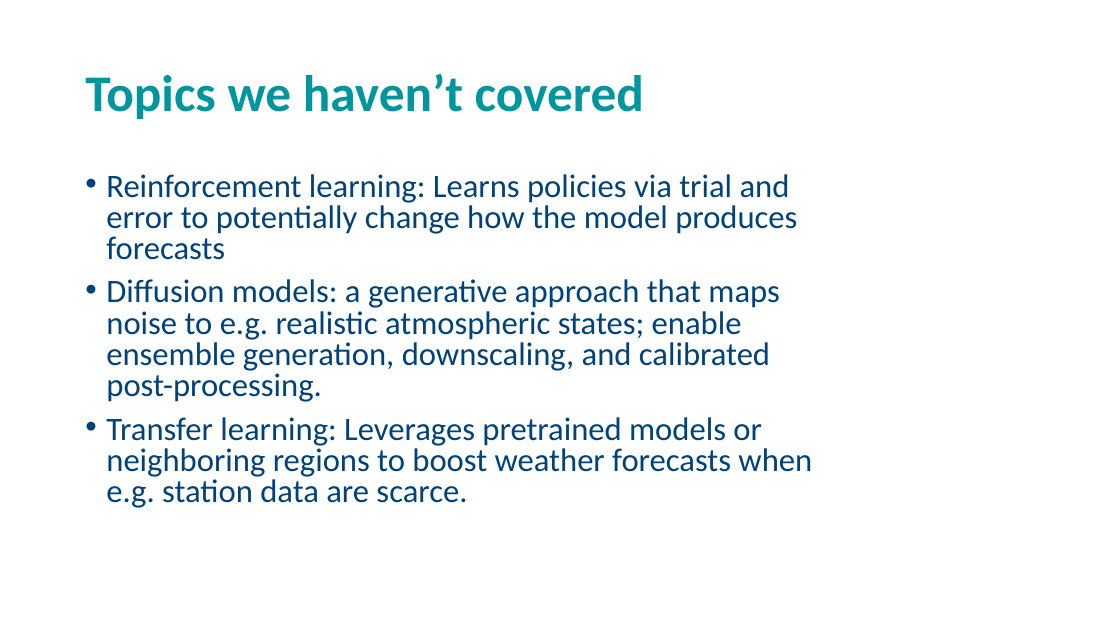
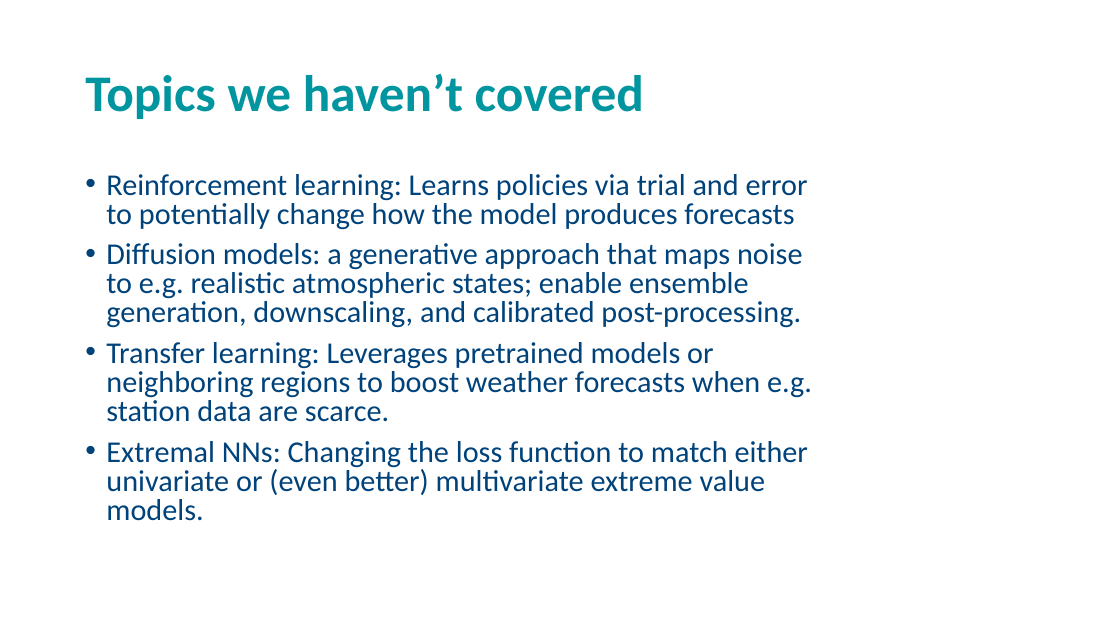
Before and after one commit to andrewcparnell/STAT41130, a slide deck: slide 21 of slides/day 4/D4C2_ProbNNs.pptx. Drawn at 1120x630 pixels with LibreOffice and Linux fonts; fonts in the diff are those of the drawing; background and template pictures are left out. Boxes give left, top, right and bottom in pixels: in the first picture for what was removed or moved away, otherwise in the second. Text is boxed around its words. In the diff, an @@ line names an element or a change of style, - is before the commit and + after.

```diff
--- a/slides/day 4/D4C2_ProbNNs.pptx
+++ b/slides/day 4/D4C2_ProbNNs.pptx
@@ text at box(106, 174, 812, 422): size 28 to 25.9 pt in "Reinforcement learning: Learns policies via trial and ...", "Diffusion models: a generative approach that maps ...", "Transfer learning: Leverages pretrained models or neighborin ..." @@
@@ text at box(106, 441, 808, 521): paragraph added @@
+• Extremal NNs: Changing the loss function to match either univariate or (even better) multivariate extreme value models.
```
Also in this commit, not shown: 3 other files.
